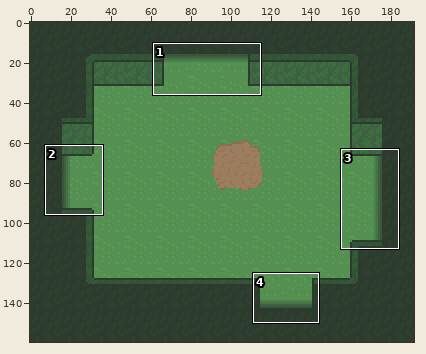
Pixel-art file, stored at Monstable/res/graphics/mockup 1.aseprite. Above, an overview of the earlier version with the close-up marked.
Close-up. Old version:
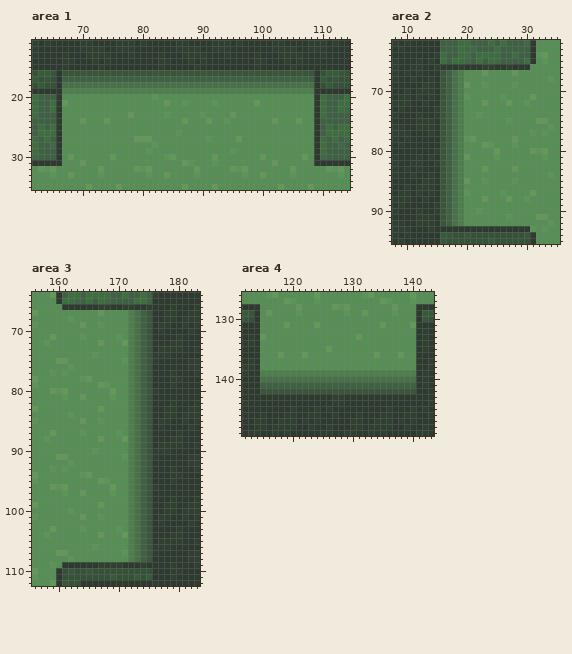
192x160 pixels, 1 frame. Colours within 5 levels of each other are drawn and written as one. Shown: area 1: x 62..114, y 11..35; area 2: x 8..35, y 62..95; area 3: x 156..183, y 64..112; area 4: x 112..143, y 126..149.
The same view after the edit:
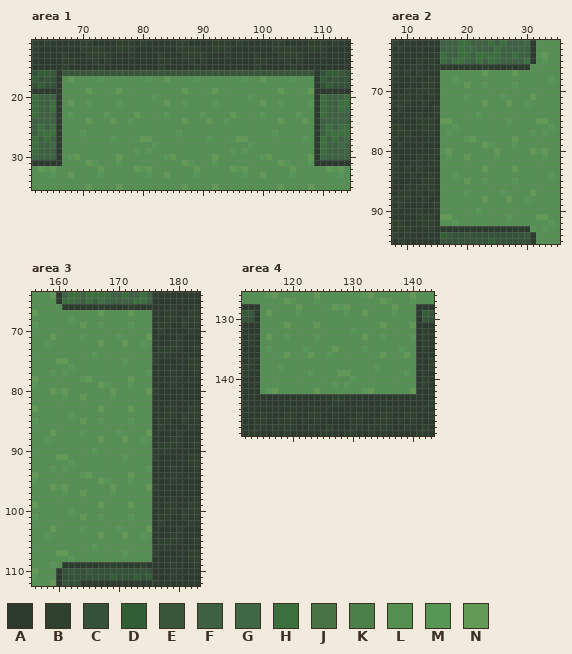
Palette (. is transparent): A #2d3a2e  B #2e412e  C #345238  D #325e35  E #3a563a  F #3d6142  G #3f6844  H #3b6f3e  J #467245  K #4c804b  L #539052  M #579756  N #619a55
Difference:
--- area 1
@@ x 62..114 @@
 16 CDDEAEEEEEEEEEEEEEEEEEEEEEEEEEEEEEEEEEEEEEEEEEEACDDEC
-17 DCECAFFFFFFFFFFFFFFFFFFFFFFFFFFFFFFFFFFFFFFFFFFADCECC
-18 CDCCAJJJJJJJJJJJJJJJJJJJJJJJJJJJJJJJJJJJJJJJJJJACDCCC
-19 AAAAAKKKKKKKKKKKKKKKKKKKKKKKKKKKKKKKKKKKKKKKKKKAAAAAA
-20 HFFFALLLLLLLLLLLLLLLMLLLLLLLLLLLLLLLLLLLLLLLLLLAHFFFH
-21 HFFHANLLLLLLLLLLLLLLLLNLLMLLLLMLLLLLLNLLLLLLLLLAHFFHH
+17 DCECALNLLLLMLLLLLLLMLLNLLLLMLLLLLLLMLLNLLLLMLLLADCECC
+18 CDCCALLLLLLLLLLLLLLLLLLLLLLLLLLLLLLLLLLLLLLLLLLACDCCC
+19 AAAAALLLLNLLLLNLLLLLLLLLLNLLLLNLLLLLLLLLLNLLLLNAAAAAA
+20 HFFFALLLLLLLLLLLLLLLMLLLLLLLLLLLLLLLMLLLLLLLLLLAHFFFH
+21 HFFHALNLLMLLLLMLLLLLLLNLLMLLLLMLLLLLLLNLLMLLLLMAHFFHH
 22 HFFHALLLLLLLLLLLLLLLLLLLLLLLLLLLLLLLLLLLLLLLLLLAHFFHG
-23 HFFFALLLLLLLLLLLNLLLLLMLLLLLMLLLLNLLLLLLLLLLLLLAHFFFF
-24 FFFFALLLNLLLNLLLLLLLLLLLLNLLLNLLMLLLLLLLNLLLNLLAFFFFF
+23 HFFFALMLLLLLMLLLLNLLLLMLLLLLMLLLLNLLLLMLLLLLMLLAHFFFF
+24 FFFFALLLLNLLLNLLMLLLLLLLLNLLLNLLMLLLLLLLLNLLLNLAFFFFF
 25 FHFHALLLLLLLLLLLLLLLLLLLLLLLLLLLLLLLLLLLLLLLLLLAFHFHH
-26 FHHHALLLLLLLLLLLLLLLLLLLMLLLLLLLLLLLLLLLLLLLLLLAFHHHH
-27 HFHFALLLLLLLLLLLLNNNLLLLLLLLLMLLLLNLLLLLLLLLLLLAHFHFG
-28 HFFGALLLLLLLLLLLLLLLMLLLLLLLLLLLLLLLLLLLLLLLLLLAHFFGF
-29 HFFFALLLLLLLLLLLLLLMLLLLLLLLLLLLLMLLLLLLLLLLLLLAHFFFF
-30 GFFFALNLLLLLLNLLLLLLLLMNLLLLLLNLLLLLLLNLLLLLLNLAGFFFF
-31 AAAAALLLNLLLLLLLLLLLLLLLLNMLLLMLLLLLLLLLNLLLLLLAAAAAA
+26 FHHHALLLMLLLLLLLLLLLLLLLMLLLLLLLLLLLLLLLMLLLLLLAFHHHH
+27 HFHFALLLLLLLLMLLLLNNLLLLLLLLLMLLLLNNLLLLLLLLLMLAHFHFG
+28 HFFGALLLLLLLLLLLLLLLMLLLLLLLLLLLLLLLMLLLLLLLLLLAHFFGF
+29 HFFFALLLLLLLLLLLLMLMLLLLLLLLLLLLLMLMLLLLLLLLLLLAHFFFF
+30 GFFFALMNLLLLLLNLLLLLLLMNLLLLLLNLLLLLLLMNLLLLLLNAGFFFF
+31 AAAAALLLLNMLLLMLLLLLLLLLLNMLLLMLLLLLLLLLLNMLLLMAAAAAA
 32 LNMNLLLLLLLNLLLLLNMNLLLLLLLNLLLLLNMNLLLLLLLNLLLLLNMNL
--- area 2
@@ x 14..21 @@
 66 ABAAABAA
-67 AAEFJKLL
-68 BAEFJKLL
-69 BAEFJKNL
-70 BAEFJKLL
-71 BAEFJKML
-72 AAEFJKLL
-73 ABEFJKLL
-74 ABEFJKLL
-75 BAEFJKLL
-76 BAEFJKLL
-77 BAEFJKLL
-78 AAEFJKMN
-79 AAEFJKLL
-80 ABEFJKLL
-81 BAEFJKNL
-82 ABEFJKLL
-83 AAEFJKLL
-84 BAEFJKLL
-85 BAEFJKNL
-86 BAEFJKLL
-87 BAEFJKML
-88 AAEFJKLL
-89 ABEFJKLL
-90 ABEFJKLL
-91 BAEFJKLL
-92 BAEFJKLL
+67 AALLLLLL
+68 BALLMLLL
+69 BALLLLNL
+70 BALLLLLL
+71 BALLLLML
+72 AALLLLLL
+73 ABLLLLLL
+74 ABLLLLLL
+75 BANNLLLL
+76 BALLMLLL
+77 BALMLLLL
+78 AALLLLMN
+79 AALLLLLL
+80 ABMNLLLL
+81 BALMLLNL
+82 ABLLLLLL
+83 AALLLLLL
+84 BALLMLLL
+85 BALLLLNL
+86 BALLLLLL
+87 BALLLLML
+88 AALLLLLL
+89 ABLLLLLL
+90 ABLLLLLL
+91 BANNLLLL
+92 BALLMLLL
 93 BAAAAAAA
--- area 3
@@ x 170..177 @@
  66 ABBAABAA
- 67 LLKJFEAA
- 68 LLKJFEAA
- 69 LLKJFEAB
- 70 LLKJFEAB
- 71 MLKJFEAA
- 72 LNKJFEAA
- 73 LLKJFEAB
- 74 LLKJFEBB
- 75 LMKJFEBA
- 76 LLKJFEAA
- 77 LLKJFEAA
- 78 LLKJFEAA
- 79 LLKJFEAA
- 80 LLKJFEBA
- 81 LLKJFEAA
- 82 LLKJFEAA
- 83 LLKJFEAA
- 84 LLKJFEAA
- 85 LLKJFEAB
- 86 LLKJFEAB
- 87 MLKJFEAA
- 88 LNKJFEAA
- 89 LLKJFEAB
- 90 LLKJFEBB
- 91 LMKJFEBA
- 92 LLKJFEAA
- 93 LLKJFEAA
- 94 LLKJFEAA
- 95 LLKJFEAA
- 96 LLKJFEBA
- 97 LLKJFEAA
- 98 LLKJFEAA
- 99 LLKJFEAA
-100 LLKJFEAA
-101 LLKJFEAB
-102 LLKJFEAB
-103 MLKJFEAA
-104 LNKJFEAA
-105 LLKJFEAB
-106 LLKJFEBB
-107 LMKJFEBA
-108 LLKJFEAA
+ 67 LLNLLLAA
+ 68 LLLLLLAA
+ 69 LLMLLLAB
+ 70 LLLLLLAB
+ 71 MLLLLNAA
+ 72 LNLLMLAA
+ 73 LLLLLLAB
+ 74 LLLLLLBB
+ 75 LMLLLLBA
+ 76 LLLLLLAA
+ 77 LLLLLMAA
+ 78 LLNLLLAA
+ 79 LLMLLLAA
+ 80 LLLLLNBA
+ 81 LLLLLLAA
+ 82 LLLLLLAA
+ 83 LLNLLLAA
+ 84 LLLLLLAA
+ 85 LLMLLLAB
+ 86 LLLLLLAB
+ 87 MLLLLNAA
+ 88 LNLLMLAA
+ 89 LLLLLLAB
+ 90 LLLLLLBB
+ 91 LMLLLLBA
+ 92 LLLLLLAA
+ 93 LLLLLMAA
+ 94 LLNLLLAA
+ 95 LLMLLLAA
+ 96 LLLLLNBA
+ 97 LLLLLLAA
+ 98 LLLLLLAA
+ 99 LLNLLLAA
+100 LLLLLLAA
+101 LLMLLLAB
+102 LLLLLLAB
+103 MLLLLNAA
+104 LNLLMLAA
+105 LLLLLLAB
+106 LLLLLLBB
+107 LMLLLLBA
+108 LLLLLLAA
 109 BAAABAAA
--- area 4
@@ x 112..143 @@
 131 AAALLLLNLLLLNLLLLLLLLLLNLLLLNAAA
-132 AAALLLLLLLLLLLLLLLLLLLLLLLLLLABA
-133 ABANLLLLLLLLLLLLLLLNLLLLLLLLLABA
+132 AAALLLLLLLLLLLLLLLMLLLLLLLLLLABA
+133 ABALNLLMLLLLMLLLLLLLNLLMLLLLMABA
 134 ABALLLLLLLLLLLLLLLLLLLLLLLLLLABA
-135 AAALLLLLLLLLLLNLLLLLLLLLLLLLLABA
-136 AAALLLNLLLNLLLLLLLLLLLNLLLNLLAAA
+135 AAALMLLLLLMLLLLNLLLLMLLLLLMLLABA
+136 AAALLLLNLLLNLLMLLLLLLLLNLLLNLAAA
 137 ABALLLLLLLLLLLLLLLLLLLLLLLLLLAAB
-138 BBALLLLLLLLLLLLLLLLLLLLLLLLLLAAB
-139 BAAKKKKKKKKKKKKKKKKKKKKKKKKKKABA
-140 AAAJJJJJJJJJJJJJJJJJJJJJJJJJJABA
-141 AAAFFFFFFFFFFFFFFFFFFFFFFFFFFABA
-142 AAAEEEEEEEEEEEEEEEEEEEEEEEEEEAAA
+138 BBALLLMLLLLLLLLLLLLLLLMLLLLLLAAB
+139 BAALLLLLLLLMLLLLNNLLLLLLLLLMLABA
+140 AAALLLLLLLLLLLLLLLMLLLLLLLLLLABA
+141 AAALLLLLLLLLLLLMLMLLLLLLLLLLLABA
+142 AAALMNLLLLLLNLLLLLLLMNLLLLLLNAAA
 143 AAAAAAAAAAAAAAABBAAAAAAAAAAAAAAA
Where, in picture pixels (left, top, right, bottom), the same in both close-ups:
changed: (62, 76, 314, 166)
changed: (440, 70, 464, 226)
changed: (128, 310, 152, 562)
changed: (260, 328, 416, 394)
